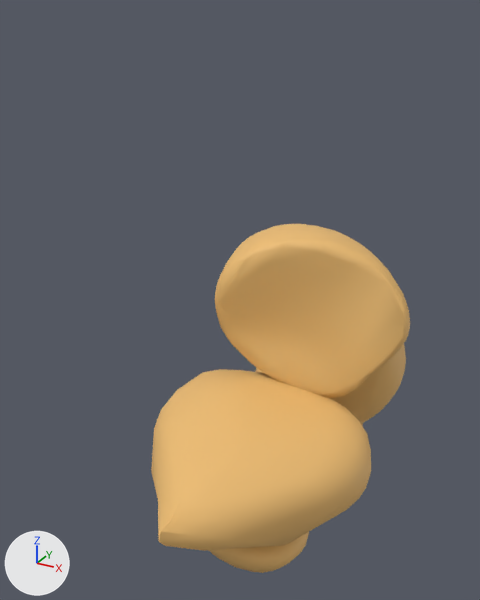
A saved change to the glTF model ui/models/anatomia/regioes/suprapubica.glb.
One viewpoint serves both versions: a 50 mm camera at (0.0738, -0.1241, 1.0095) aimed at (-0.0127, 0.033, 0.931). The axes (+X, +Y, +Z) are drawn at lower left. The lights are the same throughout. The first picture is the older version.

Names of what the first picture shows: 'bexiga', 'prostata', 'reto'.
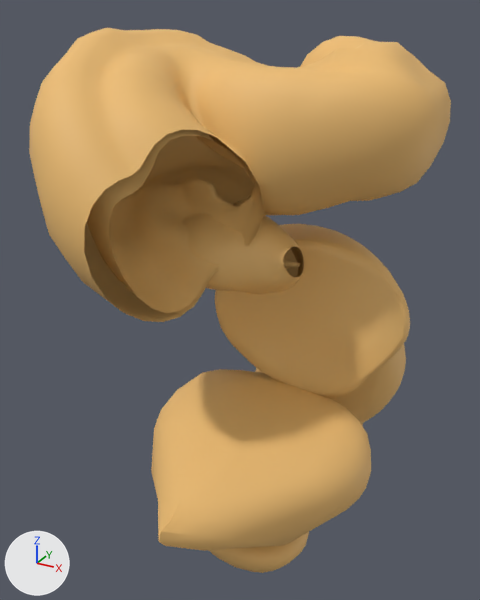
Boxes [x1, y1, x2, y2] around the edits, measured in the pictures (480 x 600 px):
'colon-sigmoide', added
    after: [29, 28, 451, 322]
'utero', added (orange)
    after: [182, 213, 304, 294]

The change in detail:
Mesh me_colon_sigmoide is new.
It has 1477 vertices, 2848 faces and spans x -0.0535..0.0374, y -0.0249..0.0709, z 0.9399..1.0051.
It uses material mat_orgaos (orange #eebd72).
Mesh me_utero is new.
It has 6753 vertices, 13322 faces and spans x -0.0333..0.0112, y 0.0074..0.0679, z 0.9134..0.9619.
It uses material mat_orgaos (orange #eebd72).
Object 'colon-sigmoide' (ob_colon_sigmoide) is new; it shows me_colon_sigmoide.
Its location is (0.0, 0.0, 0.0).
Object 'utero' (ob_utero) is new; it shows me_utero.
Its location is (0.0, 0.0, 0.0).
